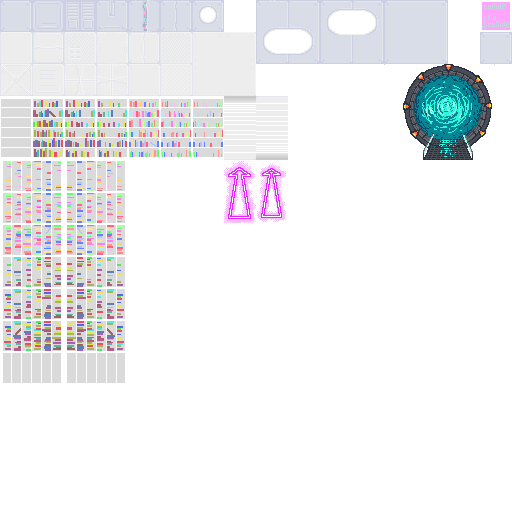
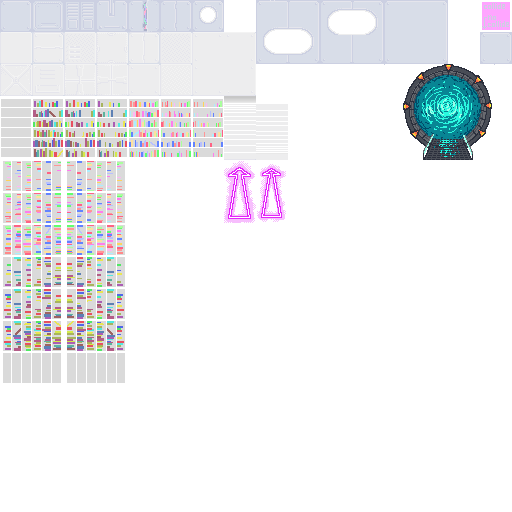
Layers edited between the first and the second 512 x 512 image:
painted on "root Merged" over [256,96,288,160]
